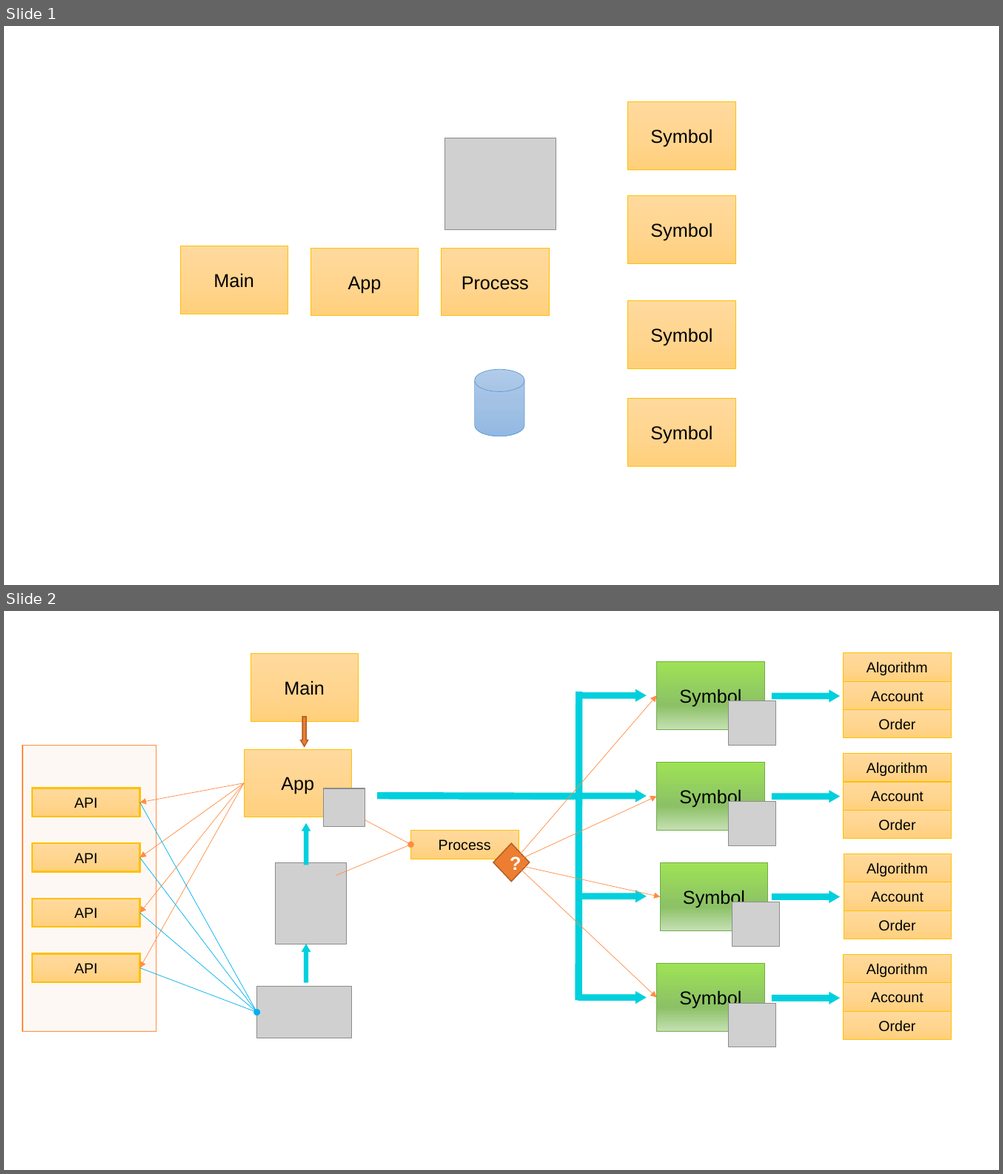
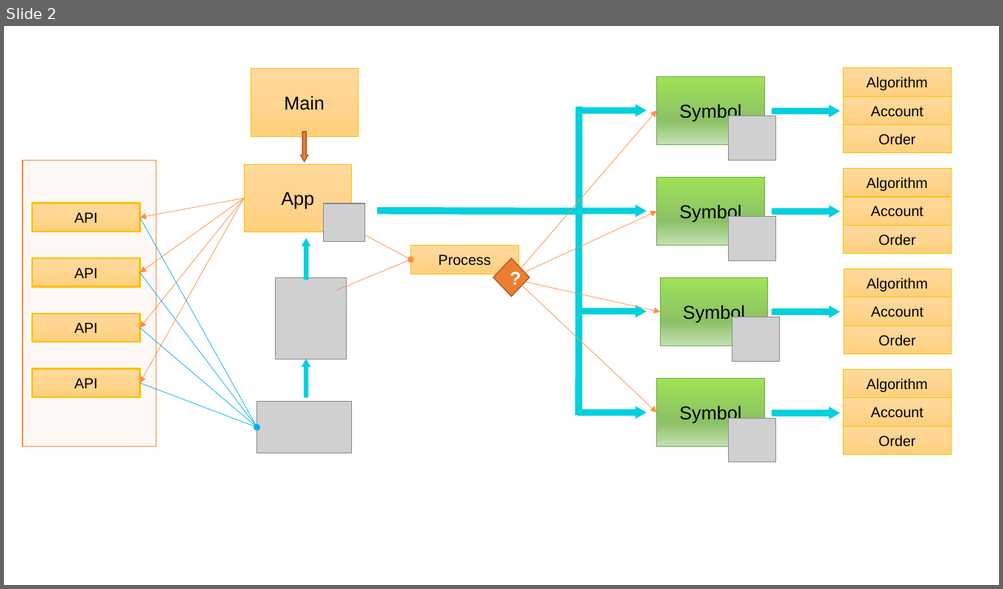
Before and after one commit to djorgens2/blofin-data, a slide deck: ~Documents/AppArchitecture.pptx. Shown one above the other, each under a label of ours: slides 1 and 2 before the commit, slide 2 after it. The pictures are 1003x1174 and 1003x589 pixels, drawn with LibreOffice and Linux fonts; fonts in the diff are those of the drawing; grey boxes stand for pictures. Boxes give left, top, right and bottom in pixels: in the first picture for what was removed or moved away, otherwise in the second. Text is boxed around its words. In the diff, an @@ line names an element or a change of style, - is before the commit and + after.

```diff
--- a/~Documents/AppArchitecture.pptx
+++ b/~Documents/AppArchitecture.pptx
@@ slide 1 removed at <box>4,26,999,585</box>, background #FFFFFF @@
@@ rectangle removed at <box>628,102,735,170</box> @@
-Symbol
@@ picture removed at <box>445,138,556,230</box> @@
@@ rectangle removed at <box>628,196,735,264</box> @@
-Symbol
@@ rectangle removed at <box>180,246,287,314</box> @@
-Main
@@ rectangle removed at <box>310,248,418,316</box> @@
-App
@@ rectangle removed at <box>441,248,549,316</box> @@
-Process
@@ rectangle removed at <box>628,301,735,369</box> @@
-Symbol
@@ cylinder removed at <box>475,370,525,437</box> @@
@@ rectangle removed at <box>628,398,735,466</box> @@
-Symbol
```
Also in this commit, not shown: 1 slide changed, 2 slides added, 23 other files.
